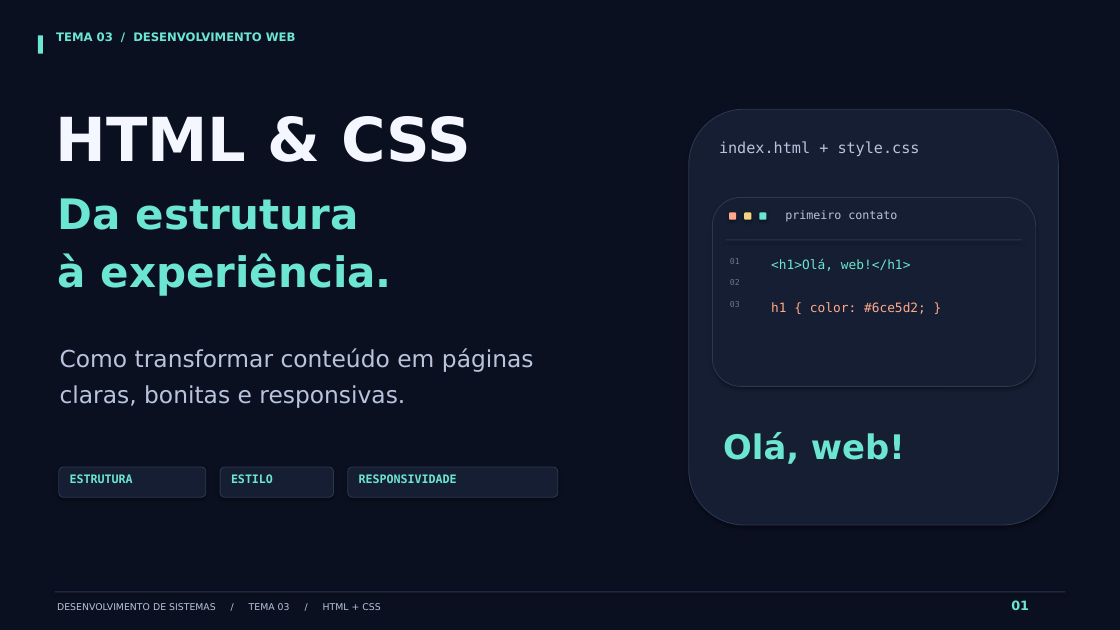
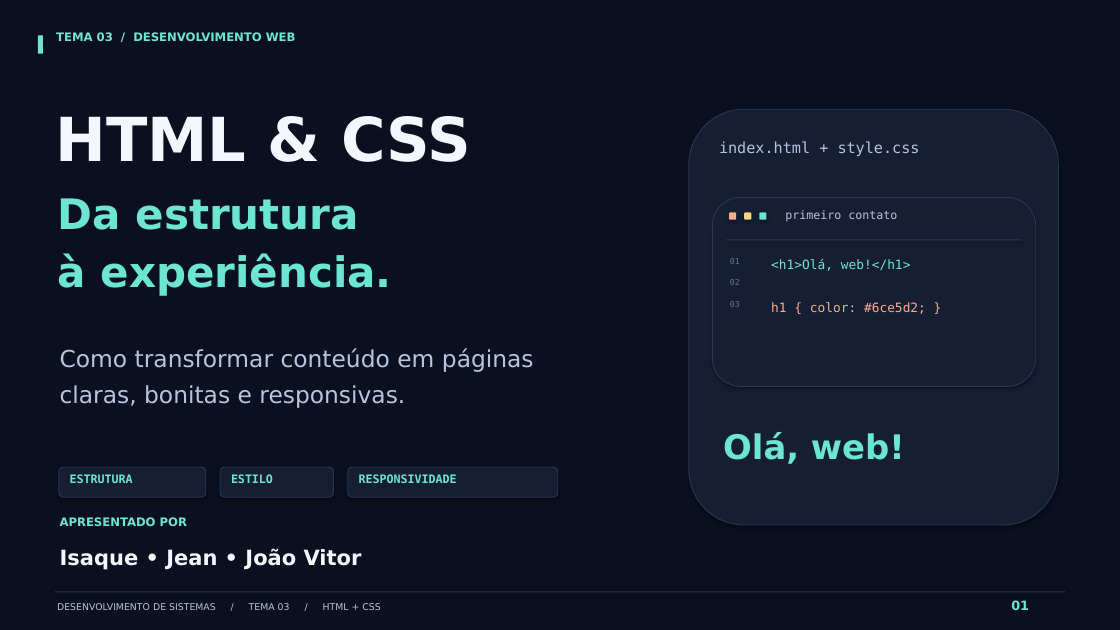
Before and after one commit to IsaquePagani/kahoot, a slide deck: slide 1 of apresentacoes/html-css/Slides-HTML-e-CSS.pptx. Drawn at 1120x630 pixels with LibreOffice and Linux fonts; fonts in the diff are those of the drawing. Boxes give left, top, right and bottom in pixels: in the first picture for what was removed or moved away, otherwise in the second. Text is boxed around its words. In the diff, an @@ line names an element or a change of style, - is before the commit and + after.

```diff
--- a/apresentacoes/html-css/Slides-HTML-e-CSS.pptx
+++ b/apresentacoes/html-css/Slides-HTML-e-CSS.pptx
@@ text added at <box>60,517,187,526</box>, 10 pt, text #6CE5D2, bold @@
+APRESENTADO POR
@@ text added at <box>60,548,362,570</box>, 18 pt, text #F4F7FF, bold @@
+Isaque • Jean • João Vitor
```
Also in this commit, not shown: 13 other slides changed, 4 slides removed, 3 other files.
